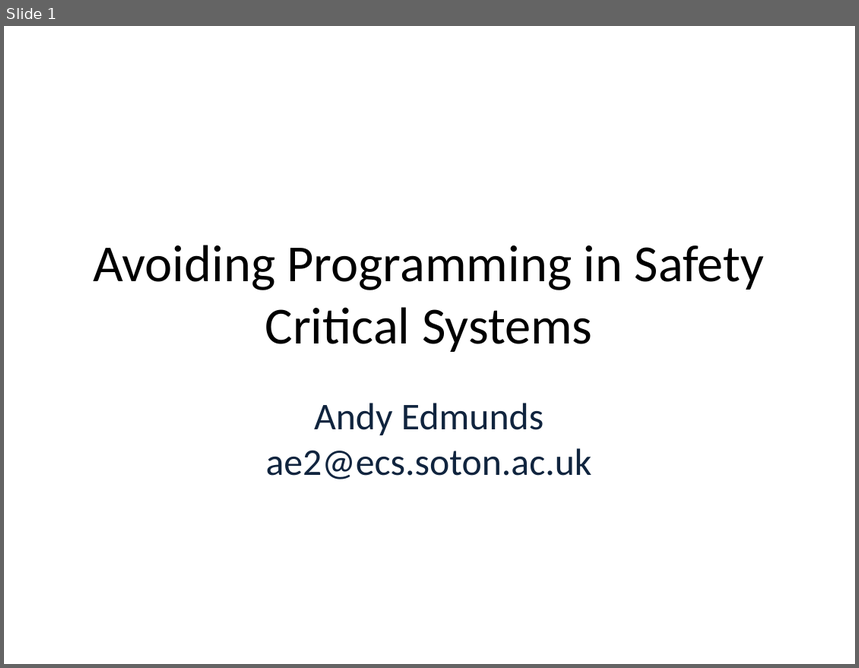
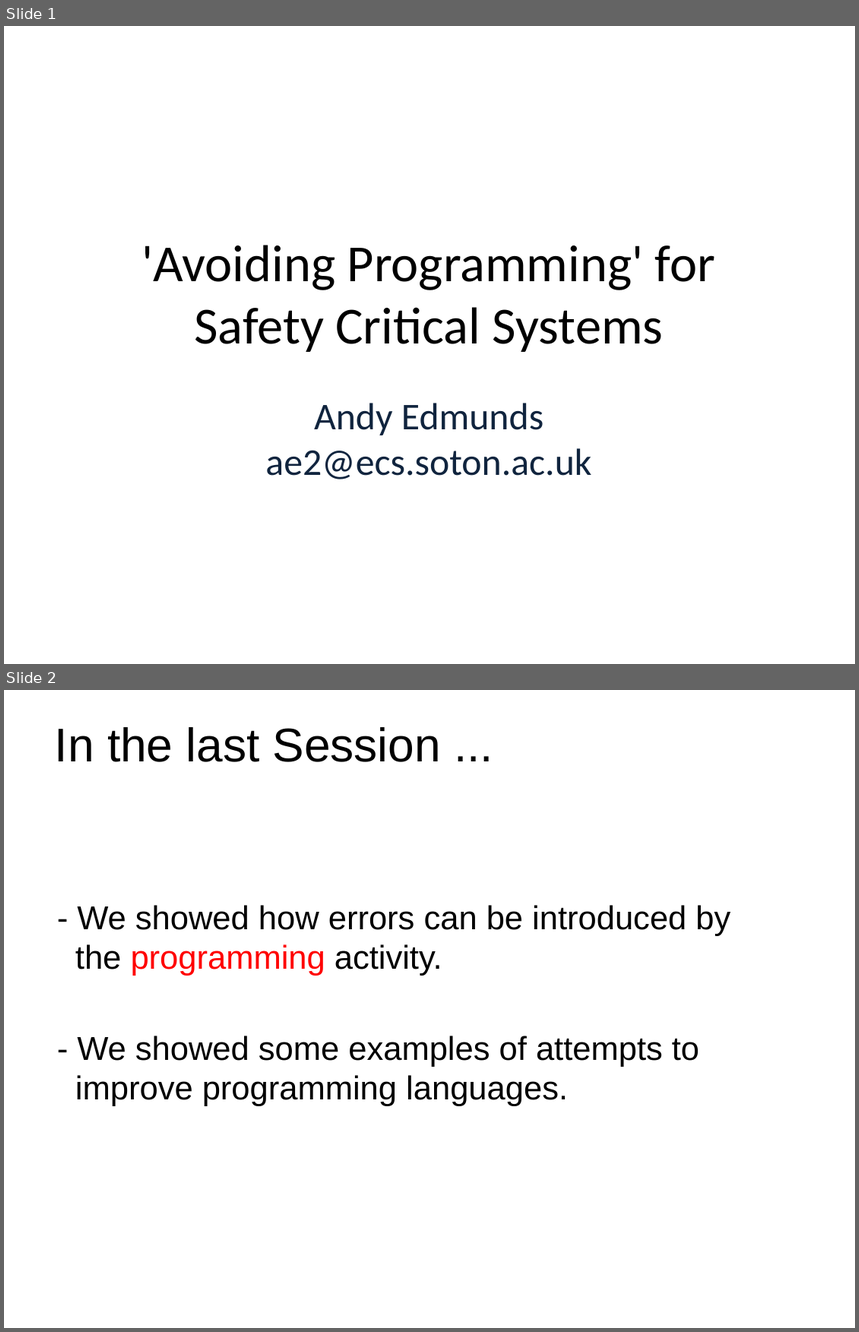
Before and after one commit to weetmuts/rodin-b-sharp-iUML_B_Utils, a slide deck: work/store/comp3011/AndysCourseMaterials/Mar2014/ProgrammingForSCSSession2.pptx. Shown one above the other, each under a label of ours: slide 1 before the commit, slides 1 and 2 after it. The pictures are 859x668 and 859x1332 pixels, drawn with LibreOffice and Linux fonts; fonts in the diff are those of the drawing; background and template pictures are left out. Boxes give left, top, right and bottom in pixels: in the first picture for what was removed or moved away, otherwise in the second. Text is boxed around its words. In the diff, an @@ line names an element or a change of style, - is before the commit and + after.

```diff
--- a/work/store/comp3011/AndysCourseMaterials/Mar2014/ProgrammingForSCSSession2.pptx
+++ b/work/store/comp3011/AndysCourseMaterials/Mar2014/ProgrammingForSCSSession2.pptx
@@ slide 2 added at [4,690,855,1328], background picture (left out) @@
@@ text added at [55,727,441,762], 40 pt, text #000000 @@
+In the last Session ...
@@ text added at [75,905,731,1106], 28 pt, text #000000 @@
+- We showed how errors can be introduced by the programming activity.
+- We showed some examples of attempts to improve programming languages.
@@ slide 1 changed as well @@
@@ text at [142,245,715,352]: text changed @@
-Avoiding Programming in Safety Critical Systems
+'Avoiding Programming' for Safety Critical Systems
```
Also in this commit, not shown: 21 other slides changed, 2 other slides added, 3 slides removed, 5 other files.
